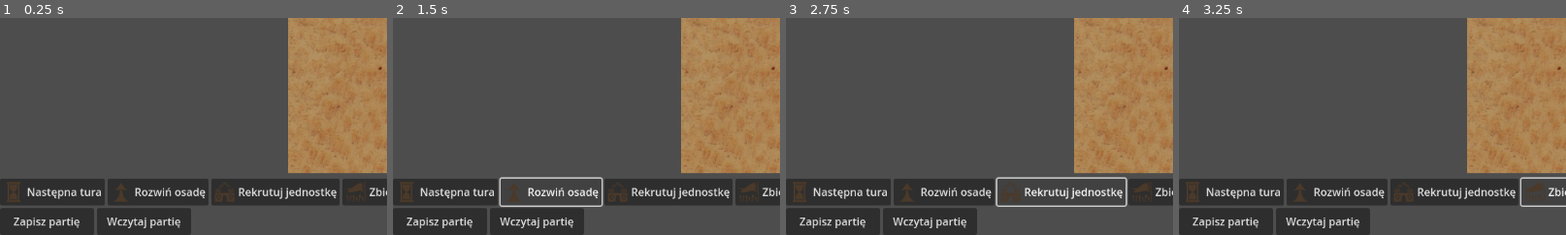
Above: before the commit, frames 1-4 (left to right).
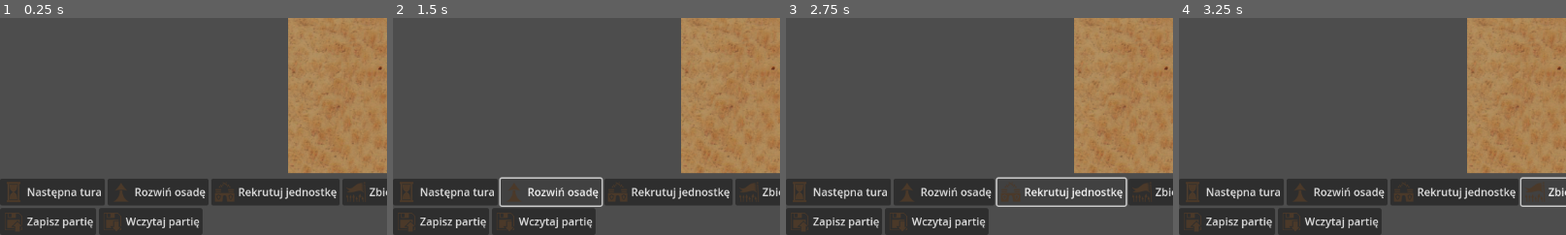
Above: after the commit, the same moments.

Repository: sochiera/total-battle-brothers-for-wesnoth
Game: Godot game, scene res://scenes/main.tscn
Same seed, same stepped clock (60 frames per second), same inputs: the game is played once before the commit and once after it.
Inputs:
- Up to frame 1 (0.25 s): no input
- Up to frame 2 (1.5 s): click "Następna tura" at 0.5 s; click "Rozwiń osadę" at 1.25 s
- Up to frame 3 (2.75 s): click "Rekrutuj jednostkę" at 2 s
- Up to frame 4 (3.25 s): click "Zbierz oddział" at 2.75 s
The pictures show only the part of the screen within x 0-50%, y 50-100%; the shares and areas given below are measured in that part.

The runs differ from the first frame. In frame 1, 1.6% of the frame differs, in the area x 2-53%, y 87-100%; in frame 2, 1.6%; in frame 3, 1.6%; in frame 4, 1.6%.

Commit message:
feat: G95.1d — Ikony zapisu i odczytu partii

Diff:
--- a/game/scenes/main.tscn
+++ b/game/scenes/main.tscn
@@ -10,6 +10,8 @@
 [ext_resource type="Texture2D" path="res://assets/icon_muster.png" id="8_muster_icon"]
 [ext_resource type="Texture2D" path="res://assets/icon_march.png" id="9_march_icon"]
 [ext_resource type="Texture2D" path="res://assets/icon_assault.png" id="10_assault_icon"]
+[ext_resource type="Texture2D" path="res://assets/icon_save.png" id="11_save_icon"]
+[ext_resource type="Texture2D" path="res://assets/icon_load.png" id="12_load_icon"]
 
 [node name="Main" type="Control"]
 layout_mode = 3
@@ -173,10 +175,12 @@
 unique_name_in_owner = true
 custom_minimum_size = Vector2(140, 40)
 layout_mode = 2
+icon = ExtResource("11_save_icon")
 text = "Zapisz partię"
 
 [node name="LoadGameButton" type="Button" parent="MainLayout/OrderControls/SaveLoadButtons"]
 unique_name_in_owner = true
 custom_minimum_size = Vector2(140, 40)
 layout_mode = 2
+icon = ExtResource("12_load_icon")
 text = "Wczytaj partię"
--- a/game/scripts/main.gd
+++ b/game/scripts/main.gd
@@ -134,9 +134,9 @@
 func send_order_from_bridge(client, order_name: String) -> bool:
 	var model: SnapshotModel = client.send_order(order_name)
 	if _apply_model_if_present(model):
-		%LastOrderStatusLabel.text = OrderResult.status_text(_last_order_result(client))
+		_set_last_order_status(OrderResult.status_text(_last_order_result(client)))
 		return true
-	%LastOrderStatusLabel.text = OrderResult.failure_status_text()
+	_set_last_order_status(OrderResult.failure_status_text())
 	return false
 
 
@@ -157,10 +157,14 @@
 	model: SnapshotModel, success_status: String, failure_status: String
 ) -> bool:
 	if _apply_model_if_present(model):
-		%LastOrderStatusLabel.text = success_status
+		_set_last_order_status(success_status)
 		return true
-	%LastOrderStatusLabel.text = failure_status
+	_set_last_order_status(failure_status)
 	return false
+
+
+func _set_last_order_status(status: String) -> void:
+	%LastOrderStatusLabel.text = status
 
 
 func apply_model(model: SnapshotModel) -> void:
--- a/game/tests/save_load_buttons_probe.gd
+++ b/game/tests/save_load_buttons_probe.gd
@@ -20,7 +20,7 @@
 
 	var save_button := scene_root.get_node_or_null("%SaveGameButton") as Button
 	var load_button := scene_root.get_node_or_null("%LoadGameButton") as Button
-	# Presence/labels only; binding/status is save_load_binding_probe.
+	# Presence/labels + icon presentation (G95.1d); binding/status is save_load_binding_probe.
 	print(PREFIX, JSON.stringify({
 		"save": _button_payload(save_button),
 		"load": _button_payload(load_button),
@@ -31,9 +31,20 @@
 func _button_payload(button: Button) -> Variant:
 	if button == null:
 		return null
+	var icon_path := ""
+	var icon_w := 0
+	var icon_h := 0
+	if button.icon != null:
+		var tex := button.icon as Texture2D
+		icon_path = tex.resource_path
+		icon_w = int(tex.get_width())
+		icon_h = int(tex.get_height())
 	return {
 		"name": button.name,
 		"text": button.text,
 		"disabled": button.disabled,
 		"visible": button.visible,
+		"icon_path": icon_path,
+		"icon_w": icon_w,
+		"icon_h": icon_h,
 	}
Binary file added: game/assets/icon_load.png
Not shown, added: game/assets/icon_load.png.import
Binary file added: game/assets/icon_save.png
Not shown, added: game/assets/icon_save.png.import
Not shown: 1 places in game/scenes/main.tscn that only renumber resources
Not shown, changed: game/assets/CREDITS.md
Not shown, changed: tests/godot_runner.py
Not shown, changed: tests/test_godot_assets.py
Not shown, changed: tests/test_godot_main_scene_save_load_buttons.py
